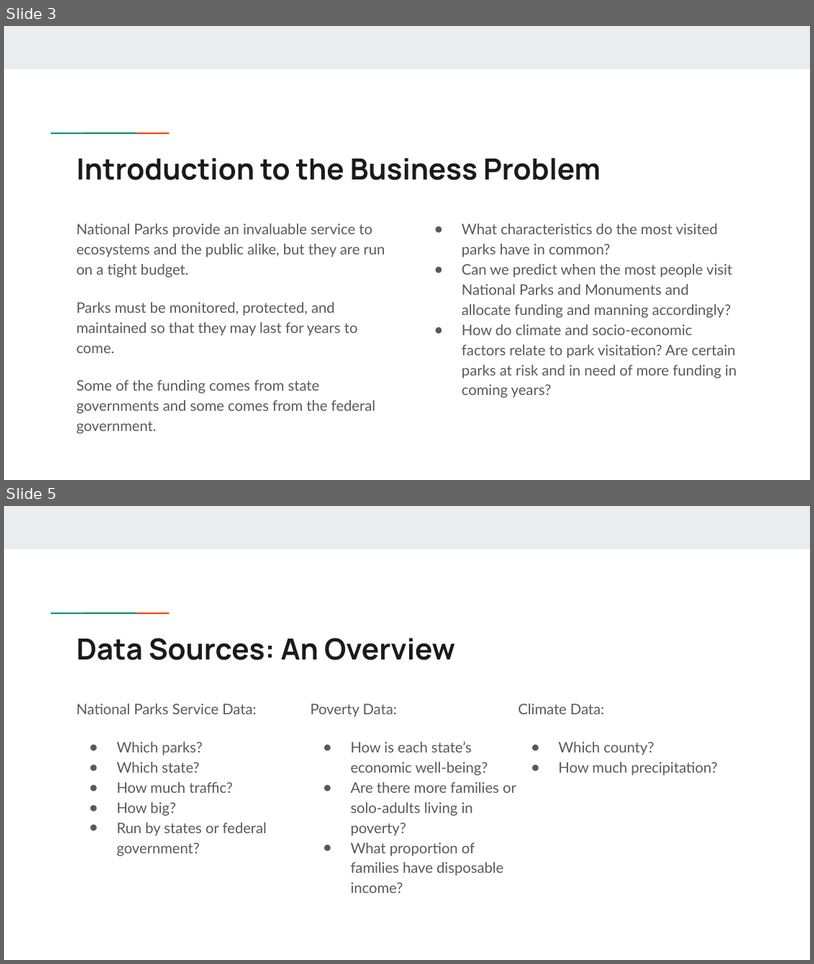
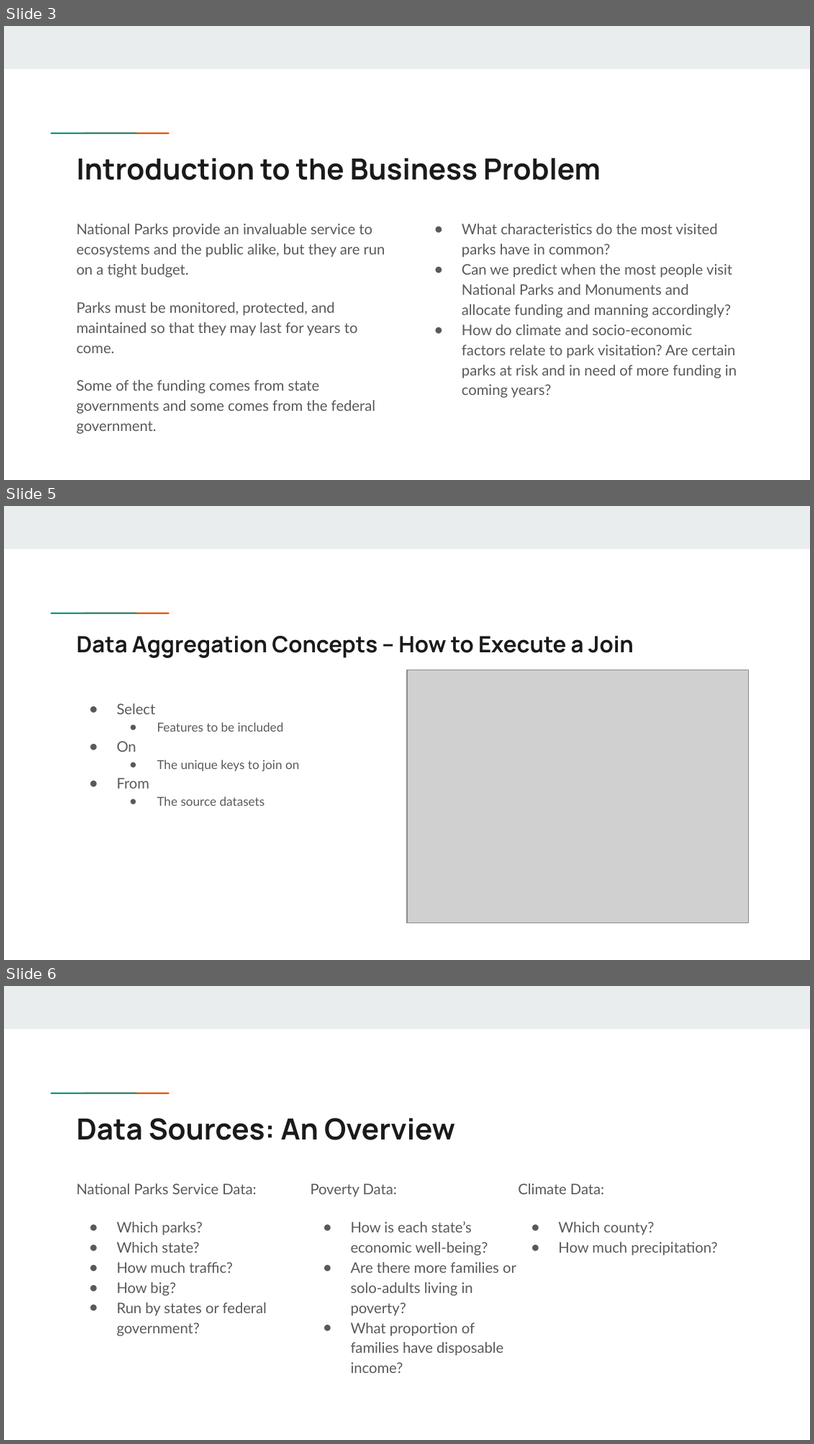
Before and after one commit to JViehman/NationalParks, a slide deck: Presentations/National Parks Visitations Five Minute Presentation(2).pptx. Shown one above the other, each under a label of ours: slides 3 and 5 before the commit, slides 3, 5 and 6 after it; the slides between them are not shown. The pictures are 814x964 and 814x1444 pixels, drawn with LibreOffice and Linux fonts; fonts in the diff are those of the drawing; grey boxes stand for pictures. Boxes give left, top, right and bottom in pixels: in the first picture for what was removed or moved away, otherwise in the second. Text is boxed around its words. In the diff, an @@ line names an element or a change of style, - is before the commit and + after.

```diff
--- a/Presentations/National Parks Visitations Five Minute Presentation(2).pptx
+++ b/Presentations/National Parks Visitations Five Minute Presentation(2).pptx
@@ slide 5 added at (x1=4, y1=506, x2=810, y2=960), background #FFFFFF; not listed: 3 template elements that a slide beside it also shows @@
@@ title added at (x1=77, y1=636, x2=634, y2=658), 20 pt, text #1A1A1A, bold @@
+Data Aggregation Concepts – How to Execute a Join
@@ picture added at (x1=407, y1=669, x2=749, y2=922) @@
@@ text added at (x1=117, y1=703, x2=299, y2=806), 11 pt, text #595959 @@
+● Select
+  ● Features to be included
+● On
+  ● The unique keys to join on
+● From
+  ● The source datasets
@@ what was slide 5 is now slide 6 @@
```
Also in this commit, not shown: 1 slide changed, 3 other files.
